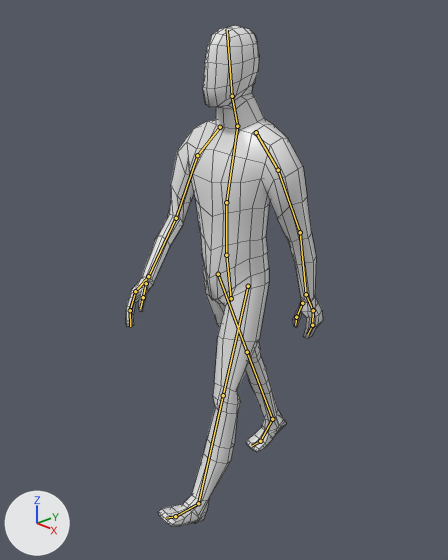
The Blender file Blender models/Character.blend, before and after one commit.
The view is the same before and after, from a camera (50 mm lens) standing at (1.441, -1.391, 1.712) and looking at (-0.033, -0.003, 0.891). Every picture has the same lights, and +X, +Y and +Z are marked at lower left. Both versions are drawn at frame 1 of the action 'Walk'; the numbers are the values there. The bones that bend it are drawn over the model as lines. Mesh edges are drawn as thin lines.

In view in the first picture: 'Body'.
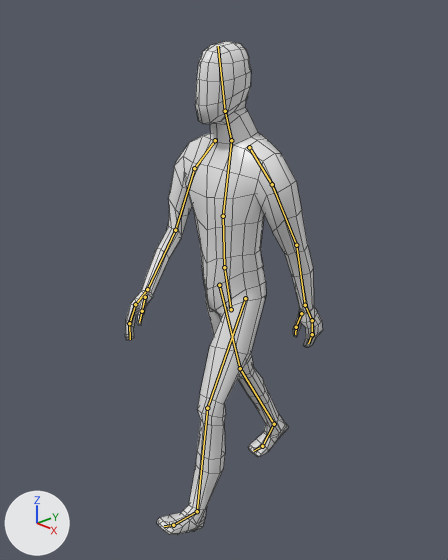
Changed parts and their boxes [x1, y1, x2, y2] in the pictures (448 x 560 px):
'Body', posed: before [126, 25, 323, 526]; after [125, 41, 323, 535]
bone 'Hips', root to tip: before (231, 298) to (226, 255); after (231, 309) to (224, 267)
bone 'Spine', root to tip: before (226, 255) to (226, 202); after (224, 267) to (223, 216)
bone 'Chest', root to tip: before (226, 202) to (237, 126); after (223, 216) to (231, 140)

What the commit changed:
Bone 'Hips' (bone_hips) moves from (0.0, 0.0, 0.0) to (0.0, -0.043, 0.006).
Bone 'Hips' (bone_hips) turns from (0, 0, 0) to (2, -7, 1) degrees about its own x, y and z.
Bone 'Spine' (bone_spine) turns from (0, 0, 0) to (0, -3, 0) degrees about its own x, y and z.
Bone 'Chest' (bone_chest) turns from (0, 0, 0) to (0, 7, 1) degrees about its own x, y and z.
